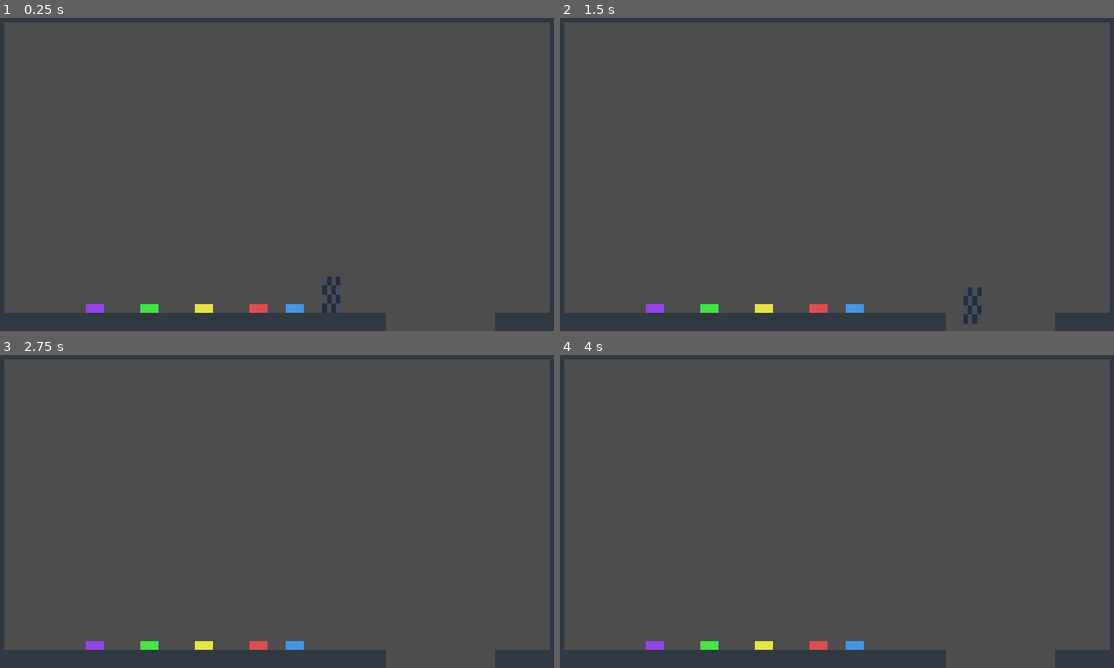
Above: before the commit, frames 1-4 (two rows, left to right).
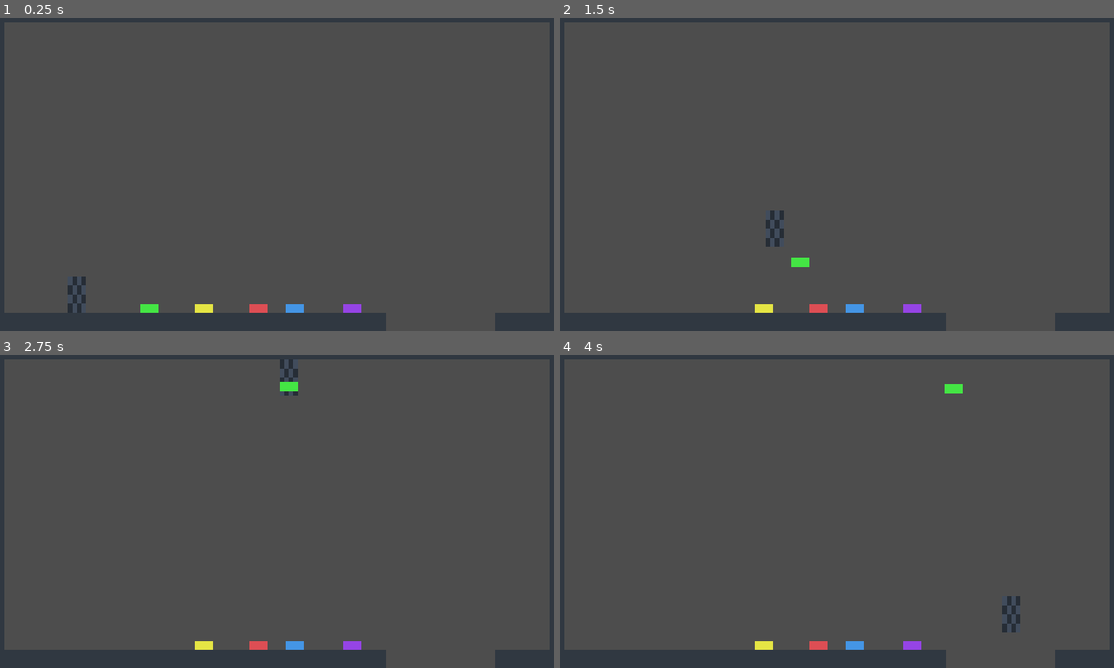
Above: after the commit, the same moments.

Repository: Luicel/CassetteGame
Game: Godot game, scene res://level/level.tscn
The game is run twice, just before and just after one commit, with the same random seed, the same clock (stepped at 60 frames per second) and the same inputs.
Inputs:
- Up to frame 1 (0.25 s): no input
- Up to frame 2 (1.5 s): tap Enter at 0.5 s; hold D (right) from 0.53 s (still down); tap Space (jump) at 0.6, 0.77, 1.07 s; tap Shift (throw) at 1.35 s
- Up to frame 3 (2.75 s): tap Space (jump) at 1.52, 1.55, 1.82, 2.1 s; release D (right) at 2.03 s; hold A (left) from 2.03 s (still down)
- Up to frame 4 (4 s): release A (left) at 2.78 s; hold D (right) from 2.78 s (still down); tap Shift (throw) at 2.85 s; tap Space (jump) at 3.02, 3.05, 3.32, 3.6, 3.77 s

The runs differ from the first frame. In frame 1, 0.6% of the frame differs, in the area x 12-66%, y 82-95%; in frame 2, 0.8%, in the area x 15-77%, y 61-98%; in frame 3, 0.5%; in frame 4, 0.6%.

Commit message:
add advanced physics to player movement

Diff:
--- a/level/level.tscn
+++ b/level/level.tscn
@@ -863,7 +863,7 @@
 
 [node name="Player" parent="." instance=ExtResource("2_rfyqa")]
 z_index = 1
-position = Vector2(1216, 1024)
+position = Vector2(320, 1024)
 
 [node name="RedCassette" parent="." instance=ExtResource("6_mjnsa")]
 position = Vector2(960, 1072)
@@ -877,7 +877,7 @@
 scale = Vector2(1, 5)
 
 [node name="PurpleCassette" parent="." instance=ExtResource("5_rqfs6")]
-position = Vector2(384, 1072)
+position = Vector2(1288, 1072)
 
 [node name="BlueCassette" parent="." instance=ExtResource("6_ypkii")]
 position = Vector2(1088, 1072)
--- a/player/movement/player_air_dash_movement_state.gd
+++ b/player/movement/player_air_dash_movement_state.gd
@@ -18,7 +18,7 @@
 			handle_air_dash()
 			return
 		else:
-			player.handle_horizontal_movement()
+			player.handle_horizontal_movement(delta)
 			player.handle_jump()
 			player.handle_wall_jump()
 			player.apply_gravity(delta)
@@ -31,7 +31,7 @@
 			air_dash_timer.stop()
 			physics_update(delta) # Re-calculate physics update
 		else:
-			player.velocity = player.velocity.move_toward(Vector2.ZERO, player.air_dash_resistance)
+			player.velocity = player.velocity.move_toward(Vector2.ZERO, player.air_dash_resistance * delta)
 			#print(player.velocity)
 			pass
 
--- a/player/movement/player_float_movement_state.gd
+++ b/player/movement/player_float_movement_state.gd
@@ -9,6 +9,6 @@
 
 
 func physics_update(delta):
-	player.handle_horizontal_movement()
+	player.handle_horizontal_movement(delta)
 
 	player.move_and_slide()
--- a/player/movement/player_levitate_movement_state.gd
+++ b/player/movement/player_levitate_movement_state.gd
@@ -14,6 +14,6 @@
 func physics_update(delta):
 	if player.velocity.y > -SPEED:
 		player.velocity.y += -(SPEED / 10.0)
-	player.handle_horizontal_movement()
+	player.handle_horizontal_movement(delta)
 
 	player.move_and_slide()
--- a/player/movement/player_normal_movement_state.gd
+++ b/player/movement/player_normal_movement_state.gd
@@ -8,7 +8,7 @@
 
 
 func physics_update(delta):
-	player.handle_horizontal_movement()
+	player.handle_horizontal_movement(delta)
 	player.handle_jump()
 	player.handle_wall_jump()
 	player.apply_gravity(delta)
--- a/player/movement/player_upside_down_movement_state.gd
+++ b/player/movement/player_upside_down_movement_state.gd
@@ -15,7 +15,7 @@
 
 
 func physics_update(delta):
-	player.handle_horizontal_movement()
+	player.handle_horizontal_movement(delta)
 	player.handle_jump(true)
 	player.handle_wall_jump(true)
 	player.apply_gravity(delta, true)
--- a/player/player.gd
+++ b/player/player.gd
@@ -8,11 +8,19 @@
 @onready var cassette_detector_area = $CassetteDetectorArea
 @onready var coyote_time_timer = $CoyoteTimeTimer
 @onready var wall_jump_timer = $WallJumpTimer
+@onready var wall_grace_timer = $WallGraceTimer
 
 @export var initial_movement_state : PlayerMovementState
 @export_category("Player Movement")
 @export var speed = 300.0
 @export var jump_velocity = -400.0
+@export var wall_jump_velocity = 800.0
+@export_category("Player Physics Movement")
+@export var gravity_scale = 1.0
+@export var acceleration = 0.0
+@export var friction = 0.0
+@export var air_acceleration = 0.0
+@export var air_resistance = 0.0
 @export_category("Player Air Dash Movement")
 @export var air_dash_force = 0.0
 @export var air_dash_resistance = 0.0
@@ -20,8 +28,9 @@
 
 var gravity = ProjectSettings.get_setting("physics/2d/default_gravity")
 var coyote_time_activated = false
+var was_wall_normal = Vector2.ZERO
+var previous_direction = 0.0
 var can_air_dash = true
-var gravity_scale = 1.0
 var current_movement_state : PlayerMovementState
 var movement_states : Dictionary = {}
 
@@ -49,8 +58,15 @@
 
 
 func _physics_process(delta):
+	var was_on_wall = is_on_wall_only()
+	if was_on_wall:
+		was_wall_normal = get_wall_normal()
+
 	if current_movement_state:
 		current_movement_state.physics_update(delta)
+
+	if was_on_wall and not is_on_wall():
+		wall_grace_timer.start()
 
 	if Input.is_action_just_pressed("throw"):
 		throw_cassette()
@@ -74,14 +90,43 @@
 	if success: body._enable_effect()
 
 
-func handle_horizontal_movement():
-	if wall_jump_timer.time_left > 0.0 and not is_on_floor(): return
+func handle_horizontal_movement(delta):
+	#if wall_jump_timer.time_left > 0.0 and not is_on_floor(): return
 
 	var direction = Input.get_axis("left", "right")
+	apply_acceleration(direction, delta)
+	apply_friction(direction, delta)
+	apply_air_acceleration(direction, delta)
+	apply_air_resistance(direction, delta)
+
+
+func apply_acceleration(direction, delta):
+	if not is_on_floor(): return
 	if direction:
-		velocity.x = direction * speed
-	elif is_on_floor():
-		velocity.x = move_toward(velocity.x, 0, speed)
+		velocity.x = move_toward(velocity.x, direction * speed, acceleration * delta)
+
+
+func apply_friction(direction, delta):
+	if direction > 0 and velocity.x > 0 or direction < 0 and velocity.x < 0:
+		previous_direction = direction
+
+	if direction and direction != previous_direction and is_on_floor():
+		print("!")
+		previous_direction = direction
+		velocity.x = move_toward(velocity.x, 0, friction * delta * 5)
+	elif not direction and is_on_floor():
+		velocity.x = move_toward(velocity.x, 0, friction * delta)
+
+
+func apply_air_acceleration(direction, delta):
+	if is_on_floor(): return
+	if direction:
+		velocity.x = move_toward(velocity.x, direction * speed, air_acceleration * delta)
+
+
+func apply_air_resistance(direction, delta):
+	if not direction and not is_on_floor():
+		velocity.x = move_toward(velocity.x, 0, air_resistance * delta)
 
 
 func handle_jump(flipped = false):
@@ -108,10 +153,9 @@
 
 
 func handle_wall_jump(flipped = false):
-	if Input.is_action_just_pressed("jump") and is_on_wall_only():
-		#var wall_normal = was_wall_normal if wall_grace_timer.time_left > 0 else get_wall_normal()
-		var wall_normal = get_wall_normal()
-		velocity.x = wall_normal.x * speed
+	if Input.is_action_just_pressed("jump") and (is_on_wall_only() or wall_grace_timer.time_left > 0):
+		var wall_normal = was_wall_normal if wall_grace_timer.time_left > 0 else get_wall_normal()
+		velocity.x = wall_normal.x * wall_jump_velocity
 		if not flipped:
 			velocity.y = jump_velocity
 		else:
--- a/player/player.tscn
+++ b/player/player.tscn
@@ -22,8 +22,15 @@
 collision_layer = 2
 script = ExtResource("1_qfedd")
 initial_movement_state = NodePath("PlayerMovementStateMachine/Normal")
-air_dash_force = 1250.0
-air_dash_resistance = 32.5
+speed = 600.0
+jump_velocity = -1100.0
+gravity_scale = 3.5
+acceleration = 2000.0
+friction = 6000.0
+air_acceleration = 2000.0
+air_resistance = 3000.0
+air_dash_force = 1100.0
+air_dash_resistance = 1600.0
 air_dash_wait_time = 0.075
 
 [node name="Sprite2D" type="Sprite2D" parent="."]
@@ -76,4 +83,8 @@
 wait_time = 0.25
 one_shot = true
 
+[node name="WallGraceTimer" type="Timer" parent="."]
+wait_time = 0.15
+one_shot = true
+
 [connection signal="body_entered" from="CassetteDetectorArea" to="." method="_on_cassette_detector_area_body_entered"]
Not shown, added: export_presets.cfg
Not shown, added: Cassette.console.exe
Not shown, added: Cassette.exe
Not shown, added: Cassette.pck
